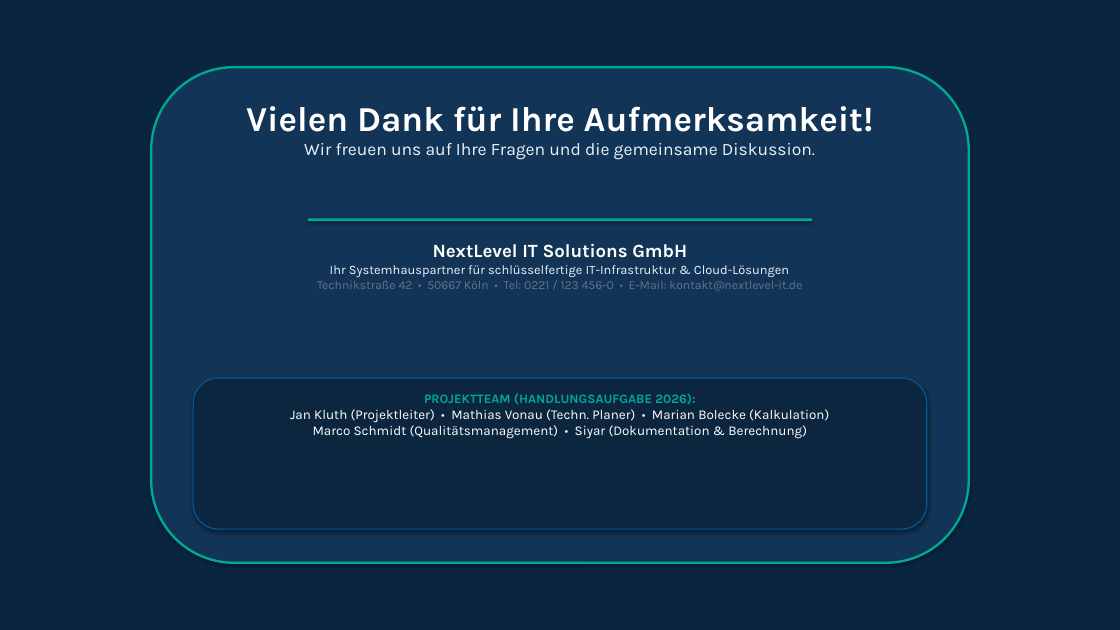
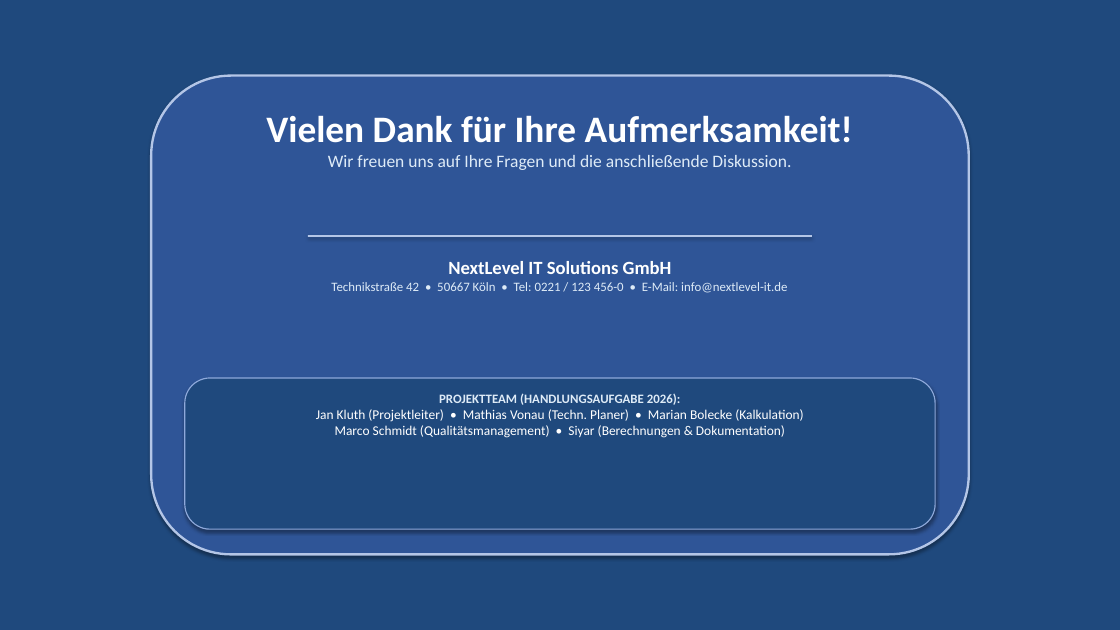
Before and after one commit to kluthjan/projekt_handlungsaufgabe, a slide deck: slide 16 of docs/08_Projektabschluss/Abschlusspraesentation_VektorPlan.pptx. Drawn at 1120x630 pixels with LibreOffice and Linux fonts; fonts in the diff are those of the drawing. Boxes give left, top, right and bottom in pixels: in the first picture for what was removed or moved away, otherwise in the second. Text is boxed around its words. In the diff, an @@ line names an element or a change of style, - is before the commit and + after.

```diff
--- a/docs/08_Projektabschluss/Abschlusspraesentation_VektorPlan.pptx
+++ b/docs/08_Projektabschluss/Abschlusspraesentation_VektorPlan.pptx
@@ rectangle at <box>0,0,1120,630</box>: fill #0A2540 to #1F497D @@
@@ rounded rectangle: place and size @@
-rounded rectangle at <box>151,67,969,563</box>
+rounded rectangle at <box>151,76,969,555</box>
@@ rounded rectangle at <box>151,76,969,555</box>: fill #123456 to #2F5597; outline #00A896 2 pt to #B4C6E7 2 pt @@
@@ text "Vielen Dank für Ihre Aufmerksamkeit!": place and size @@
-text "Vielen Dank für Ihre Aufmerksamkeit!" at <box>246,106,874,160</box>
+text "Vielen Dank für Ihre Aufmerksamkeit!" at <box>266,115,853,170</box>
@@ text at <box>266,115,853,143</box>: size 30 to 32 pt, font Karla to Calibri in "Vielen Dank für Ihre Aufmerksamkeit!" @@
@@ text at <box>328,155,791,170</box>: text changed; font Karla to Calibri; text colour #EBF3FA to #DEEBF7 @@
-Wir freuen uns auf Ihre Fragen und die gemeinsame Diskussion.
+Wir freuen uns auf Ihre Fragen und die anschließende Diskussion.
@@ rectangle: place and size @@
-rectangle at <box>308,218,812,221</box>
+rectangle at <box>308,235,812,237</box>
@@ rectangle at <box>308,235,812,237</box>: fill #00A896 to #B4C6E7 @@
@@ text "NextLevel IT Solutions GmbH": place and size @@
-text "NextLevel IT Solutions GmbH" at <box>317,243,802,291</box>
+text "NextLevel IT Solutions GmbH" at <box>331,261,787,293</box>
@@ text at <box>448,261,672,274</box>: font Karla to Calibri in "NextLevel IT Solutions GmbH" @@
@@ text at <box>331,282,787,293</box>: text changed; size 10.5 to 11 pt; font Karla to Calibri; text colour #64748B to #DEEBF7 @@
-Ihr Systemhauspartner für schlüsselfertige IT-Infrastruktur & Cloud-Lösungen
-Technikstraße 42 • 50667 Köln • Tel: 0221 / 123 456-0 • E-Mail: kontakt@nextlevel-it.de
+Technikstraße 42 • 50667 Köln • Tel: 0221 / 123 456-0 • E-Mail: info@nextlevel-it.de
@@ rounded rectangle: place and size @@
-rounded rectangle at <box>193,378,927,529</box>
+rounded rectangle at <box>185,378,935,529</box>
@@ rounded rectangle at <box>185,378,935,529</box>: fill #0C2640 to #1F497D; outline #005A9C 1 pt to #8EA9DB 1 pt @@
@@ text "PROJEKTTEAM (HANDLUNGSAUFGABE 2026):": place and size @@
-text "PROJEKTTEAM (HANDLUNGSAUFGABE 2026):" at <box>290,393,829,439</box>
+text "PROJEKTTEAM (HANDLUNGSAUFGABE 2026):" at <box>316,393,803,438</box>
@@ text at <box>316,393,803,422</box>: font Karla to Calibri in "PROJEKTTEAM (HANDLUNGSAUFGABE 2026):", "Jan Kluth (Projektleiter) • Mathias Vonau (Techn. ..."; text colour #00A896 to #DEEBF7 in "PROJEKTTEAM (HANDLUNGSAUFGABE 2026):" @@
@@ text at <box>335,425,785,438</box>: text changed; font Karla to Calibri @@
-Marco Schmidt (Qualitätsmanagement) • Siyar (Dokumentation & Berechnung)
+Marco Schmidt (Qualitätsmanagement) • Siyar (Berechnungen & Dokumentation)
```
Also in this commit, not shown: 12 other slides changed, 3 slides added, 3 slides removed, 4 other files.
